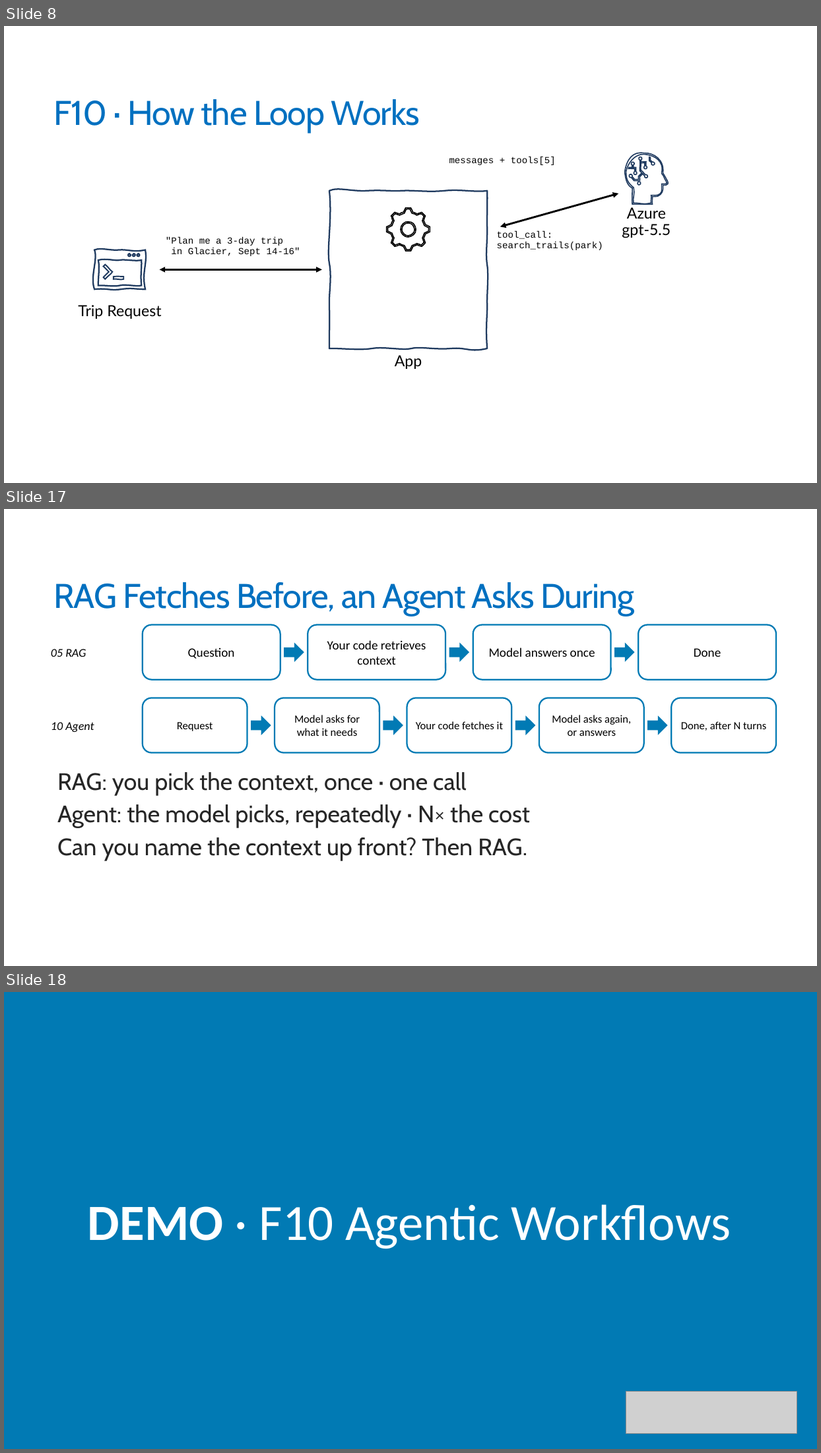
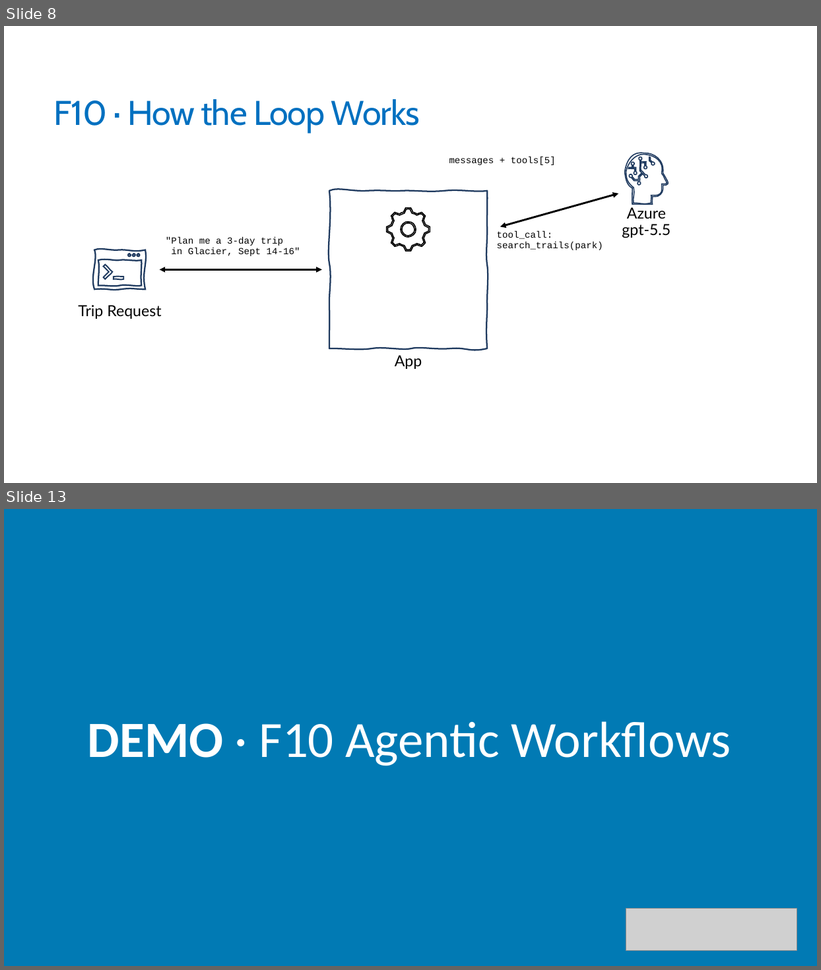
Before and after one commit to trailheadtechnology/10-ai-features-workshop, a slide deck: modules/M4-doing/M4-doing.pptx. Shown one above the other, each under a label of ours: slides 8, 17 and 18 before the commit, slides 8 and 13 after it; the slides between them are not shown. The pictures are 821x1453 and 821x970 pixels, drawn with LibreOffice and Linux fonts; fonts in the diff are those of the drawing; grey boxes stand for pictures. Boxes give left, top, right and bottom in pixels: in the first picture for what was removed or moved away, otherwise in the second. Text is boxed around its words. In the diff, an @@ line names an element or a change of style, - is before the commit and + after.

```diff
--- a/modules/M4-doing/M4-doing.pptx
+++ b/modules/M4-doing/M4-doing.pptx
@@ slide 17 removed at [4, 509, 817, 966], background #FFFFFF @@
@@ title removed at [54, 582, 634, 615] @@
-RAG Fetches Before, an Agent Asks During
@@ rounded rectangle removed at [143, 625, 281, 680] @@
-Question
@@ rounded rectangle removed at [308, 625, 446, 680] @@
-Your code retrieves context
@@ rounded rectangle removed at [473, 625, 611, 680] @@
-Model answers once
@@ rounded rectangle removed at [638, 625, 776, 680] @@
-Done
@@ right arrow removed at [284, 642, 304, 662] @@
@@ right arrow removed at [450, 642, 469, 662] @@
@@ right arrow removed at [614, 642, 635, 662] @@
@@ text removed at [51, 649, 86, 657] @@
-05 RAG
@@ rounded rectangle removed at [143, 698, 248, 753] @@
-Request
@@ rounded rectangle removed at [275, 698, 380, 753] @@
-Model asks for what it needs
@@ rounded rectangle removed at [407, 698, 512, 753] @@
-Your code fetches it
@@ rounded rectangle removed at [539, 698, 644, 753] @@
-Model asks again, or answers
@@ rounded rectangle removed at [671, 698, 776, 753] @@
-Done, after N turns
@@ text removed at [51, 722, 94, 732] @@
-10 Agent
@@ right arrow removed at [251, 716, 271, 735] @@
@@ right arrow removed at [384, 716, 403, 735] @@
@@ right arrow removed at [516, 716, 536, 735] @@
@@ right arrow removed at [648, 716, 668, 735] @@
@@ text removed at [57, 772, 530, 861] @@
-  RAG: you pick the context, once · one call
-  Agent: the model picks, repeatedly · N× the cost
-  Can you name the context up front? Then RAG.
@@ what was slide 18 is now slide 13 @@
```
Also in this commit, not shown: 4 slides changed, 5 other slides removed, 3 other files.
